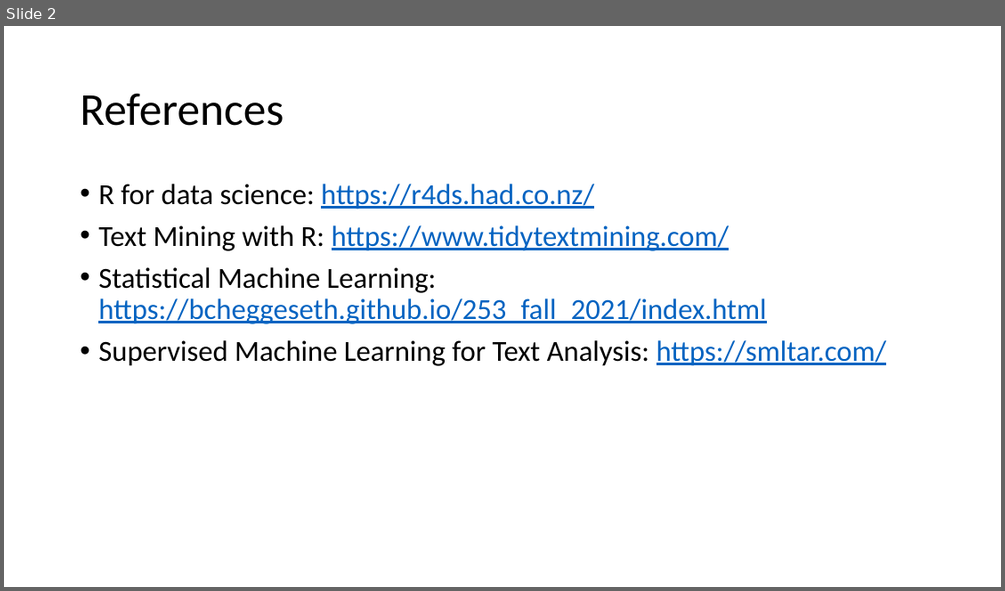
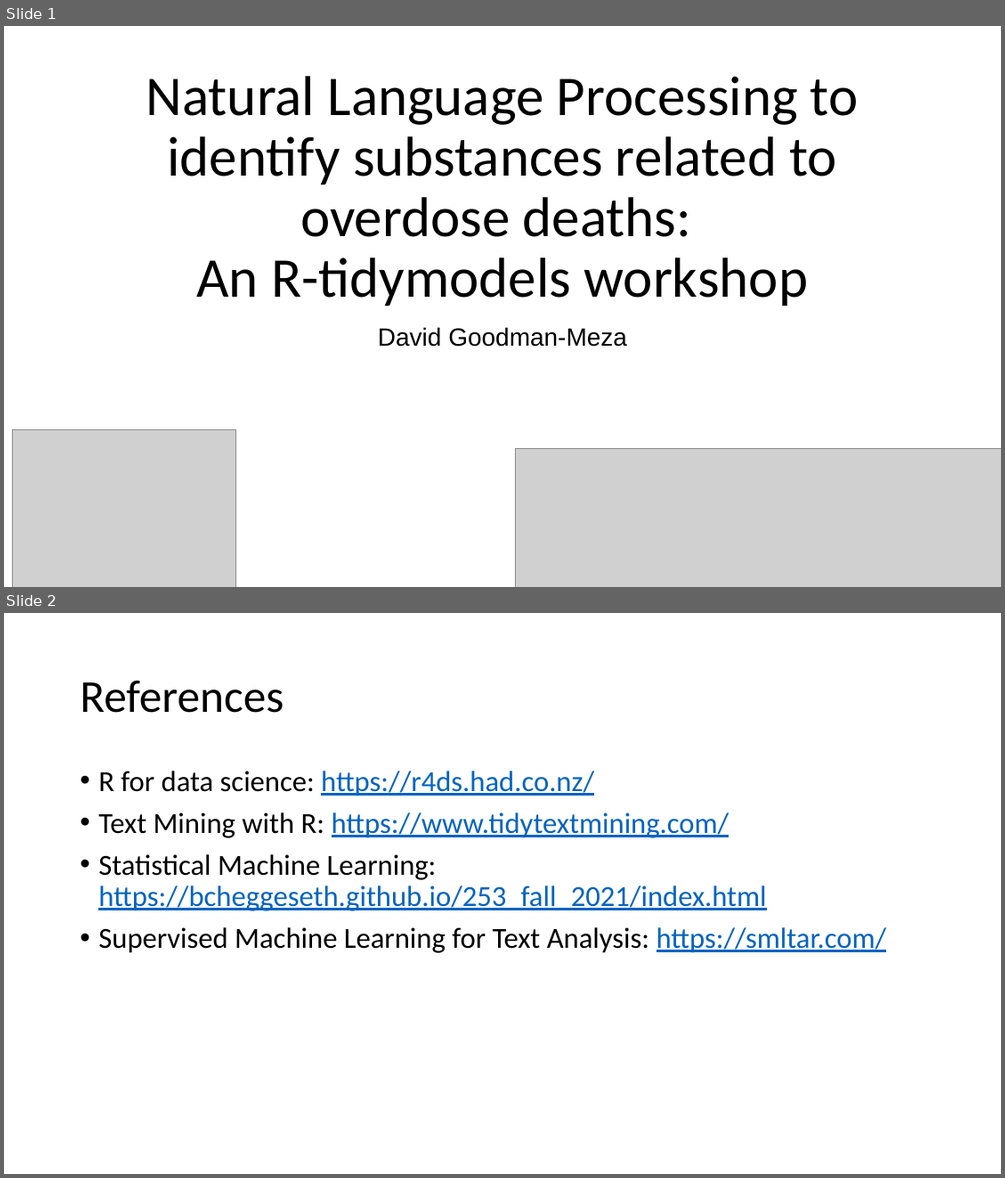
Before and after one commit to The-Kirby-Institute/NLP_Ascend_workshop, a slide deck: Ascend_workshop_coroner_NLP.pptx. Shown one above the other, each under a label of ours: slide 2 before the commit, slides 1 and 2 after it. The pictures are 1005x591 and 1005x1178 pixels, drawn with LibreOffice and Linux fonts; fonts in the diff are those of the drawing; grey boxes stand for pictures. Boxes give left, top, right and bottom in pixels: in the first picture for what was removed or moved away, otherwise in the second. Text is boxed around its words. In the diff, an @@ line names an element or a change of style, - is before the commit and + after.

```diff
--- a/Ascend_workshop_coroner_NLP.pptx
+++ b/Ascend_workshop_coroner_NLP.pptx
@@ slide 1 added at (x1=4, y1=26, x2=1001, y2=587), background #FFFFFF @@
@@ title added at (x1=146, y1=76, x2=858, y2=305), 54 pt, text #000000 @@
+Natural Language Processing to identify substances related to overdose deaths:
+An R-tidymodels workshop
@@ subtitle added at (x1=378, y1=327, x2=627, y2=346), 24 pt, text #000000 @@
+David Goodman-Meza
@@ picture added at (x1=12, y1=430, x2=236, y2=587) @@
@@ picture added at (x1=515, y1=449, x2=1001, y2=587) @@
```
Also in this commit, not shown: 3 slides changed, 4 other slides added, 1 slide removed, 3 other files.
